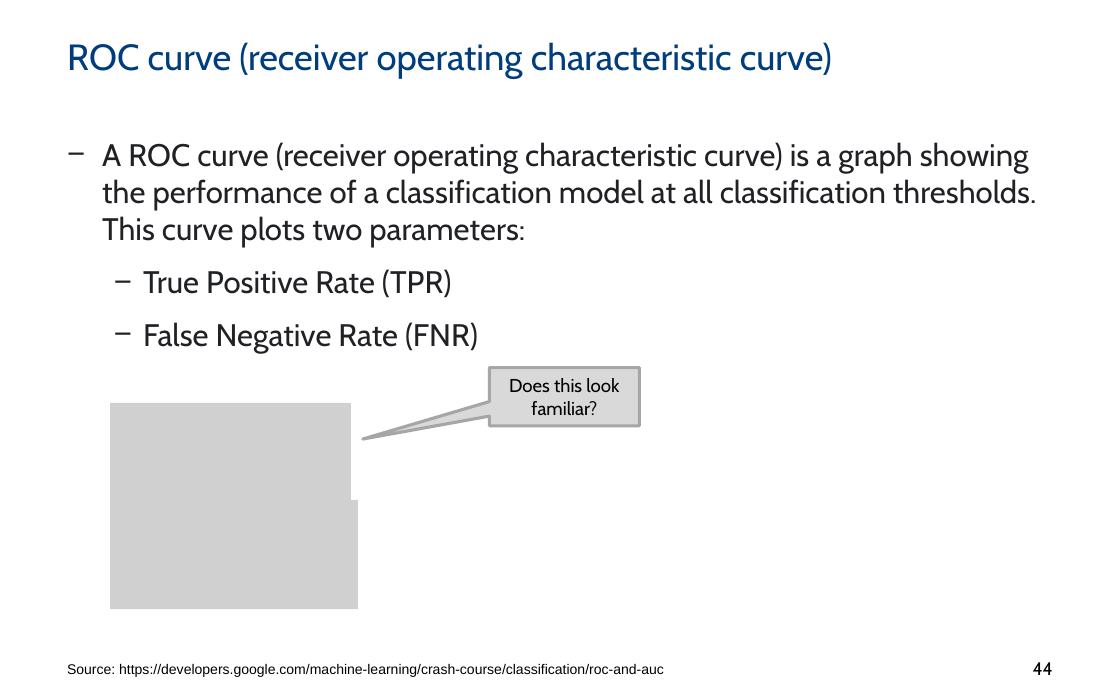
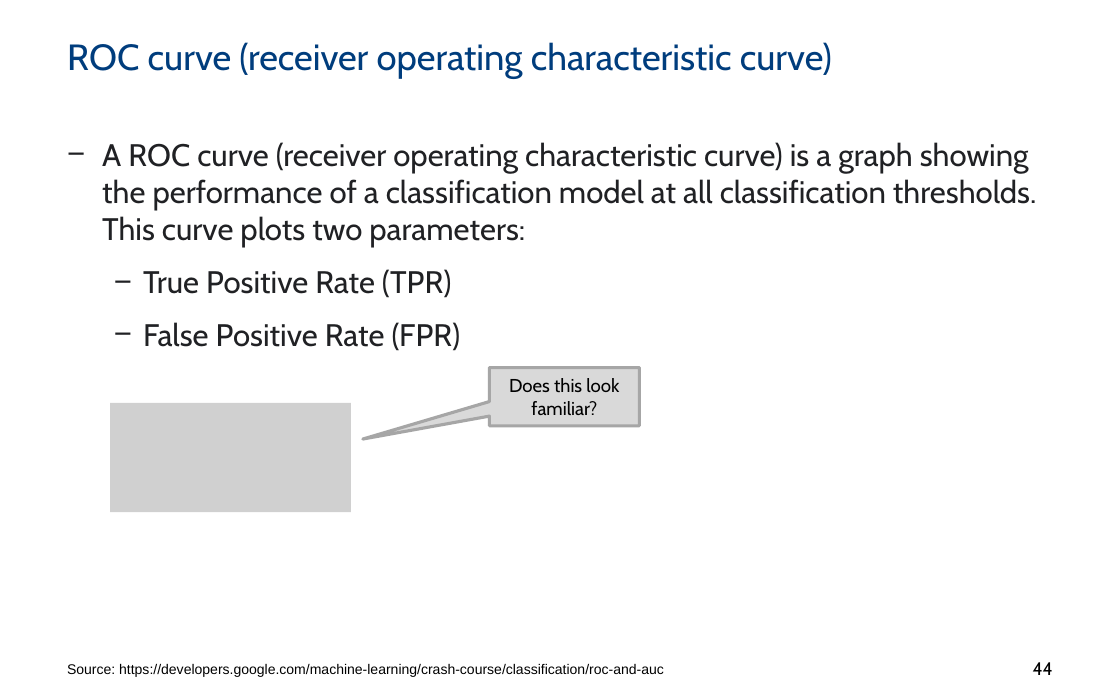
Before and after one commit to ML4NS/ml4ns.github.io, a slide deck: slide 44 of slides/04- Bayesian models/ML4NuerScience_BayesianModels.pptx. Drawn at 1120x700 pixels with LibreOffice and Linux fonts; fonts in the diff are those of the drawing; grey boxes stand for pictures; background and template pictures are left out. Boxes give left, top, right and bottom in pixels: in the first picture for what was removed or moved away, otherwise in the second. Text is boxed around its words. In the diff, an @@ line names an element or a change of style, - is before the commit and + after.

```diff
--- a/slides/04- Bayesian models/ML4NuerScience_BayesianModels.pptx
+++ b/slides/04- Bayesian models/ML4NuerScience_BayesianModels.pptx
@@ text at [143, 322, 461, 351]: text changed @@
-  − False Negative Rate (FNR)
+  − False Positive Rate (FPR)
@@ picture removed at [110, 500, 357, 609] @@
```
Also in this commit, not shown: 2 other slides changed.
